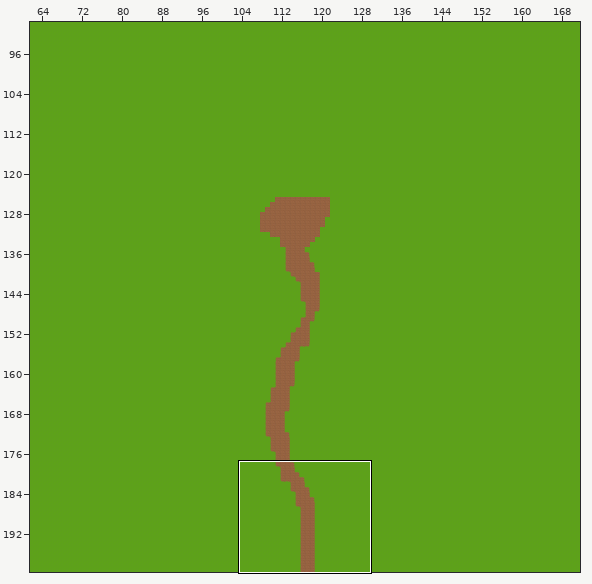
Level history. Tiled map: game/assets/area1.tmx. Above: a wide view before the commit, with the close-up outlined.
Close-up. Before the edit:
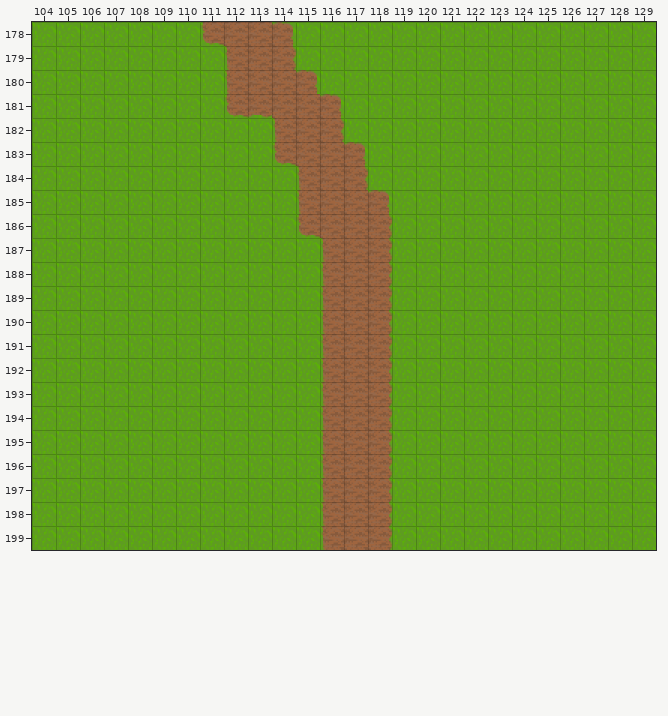
Cells are 32x32 px. Shown: x 104..129, y 178..199. Tiles whose own drawing changed are shown in their newer look in all pictures.
Once edited:
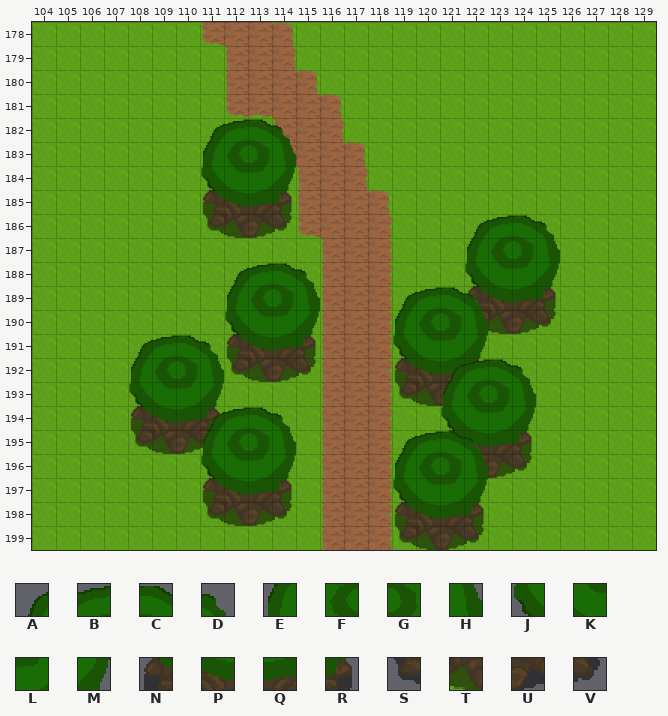
Key: from "tileset32": A 6, B 7, C 8, D 9, E 16, F 17, G 18, H 19, J 26, K 27, L 28, M 29, N 36, P 37, Q 38, R 39, S 46, T 47, U 48, V 49.
_ is an empty cell.
Tiles of an added or newly shown layer are drawn over the layers below it.
See-through tiles are keyed as they look on the map.
Diff:
Changed rows in their new state; . is an unchanged cell.
Layer "world_bottom" (added):
first column x 108:
185 ...NPQR...........
186 ...STUV...........
189 ..............NPQR
190 ..............STUV
191 ....NPQR..........
192 ....STUV...NPQR...
193 ...........STU....
194 NPQR..............
195 STUV.........NPQR.
196 ..............TUV.
197 ...NPQR...........
198 ...STUV....NPQR...
199 ...........STUV...
Layer "world":
first column x 108:
182 ...ABCD...........
183 ...EFGH...........
184 ...JKLM...........
186 ..............ABCD
187 ..............EFGH
188 ....ABCD......JKLM
189 ....EFGH...ABCD...
190 ....JKLM...EFGH...
191 ABCD.......JKLM...
192 EFGH.........ABCD.
193 JKLM.........EFGH.
194 ...ABCD......JKLM.
195 ...EFGH....ABCD...
196 ...JKLM....EFGH...
197 ...........JKLM...
Pixel boxes of the changes (left, top, right, bottom) in both close-ups:
added: (201, 119, 296, 238)
added: (393, 215, 560, 550)
added: (129, 263, 320, 526)
